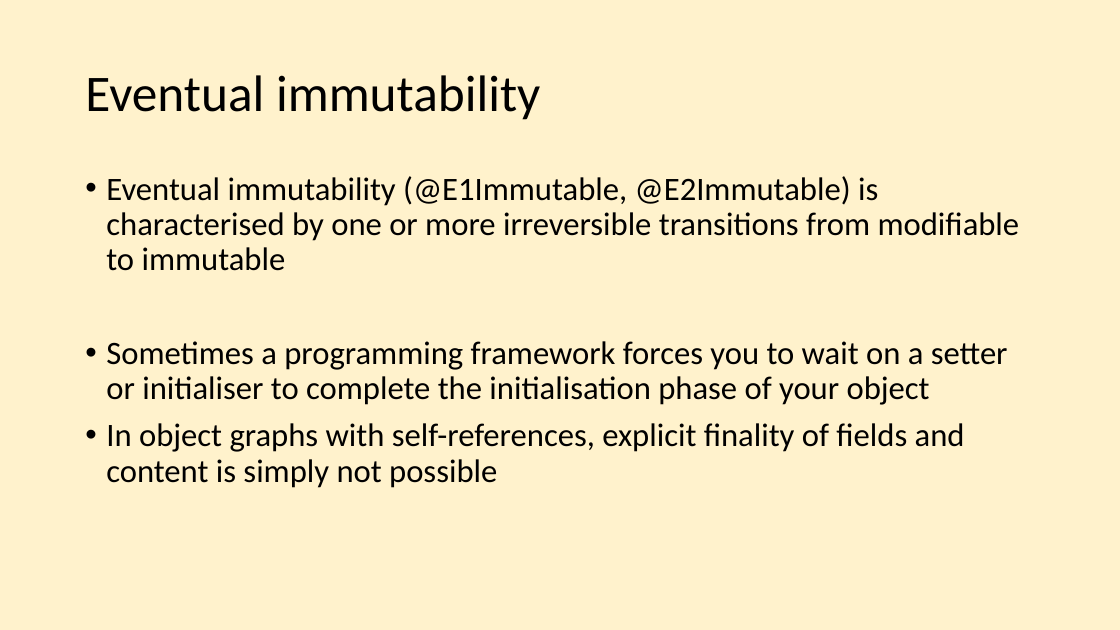
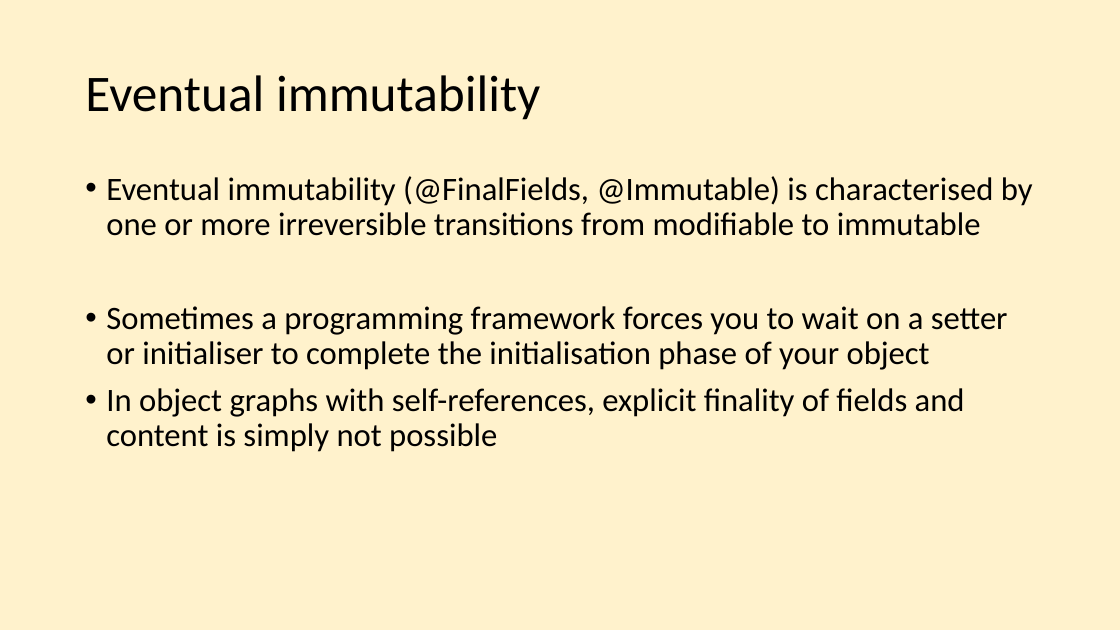
Before and after one commit to e2immu/e2immu-site, a slide deck: slide 17 of static/powerpoint/SlideDeck1.pptx. Drawn at 1120x630 pixels with LibreOffice and Linux fonts; fonts in the diff are those of the drawing. Boxes give left, top, right and bottom in pixels: in the first picture for what was removed or moved away, otherwise in the second. Text is boxed around its words. In the diff, an @@ line names an element or a change of style, - is before the commit and + after.

Commit message:
updated road-to-immutability, slide decks, and intro

```diff
--- a/static/powerpoint/SlideDeck1.pptx
+++ b/static/powerpoint/SlideDeck1.pptx
@@ text at (x1=106, y1=176, x2=1033, y2=236): text changed @@
-• Eventual immutability (@E1Immutable, @E2Immutable) is characterised by one or more irreversible transitions from modifiable to immutable
+• Eventual immutability (@FinalFields, @Immutable) is characterised by one or more irreversible transitions from modifiable to immutable
```
Also in this commit, not shown: 9 other slides changed, 7 other files.
